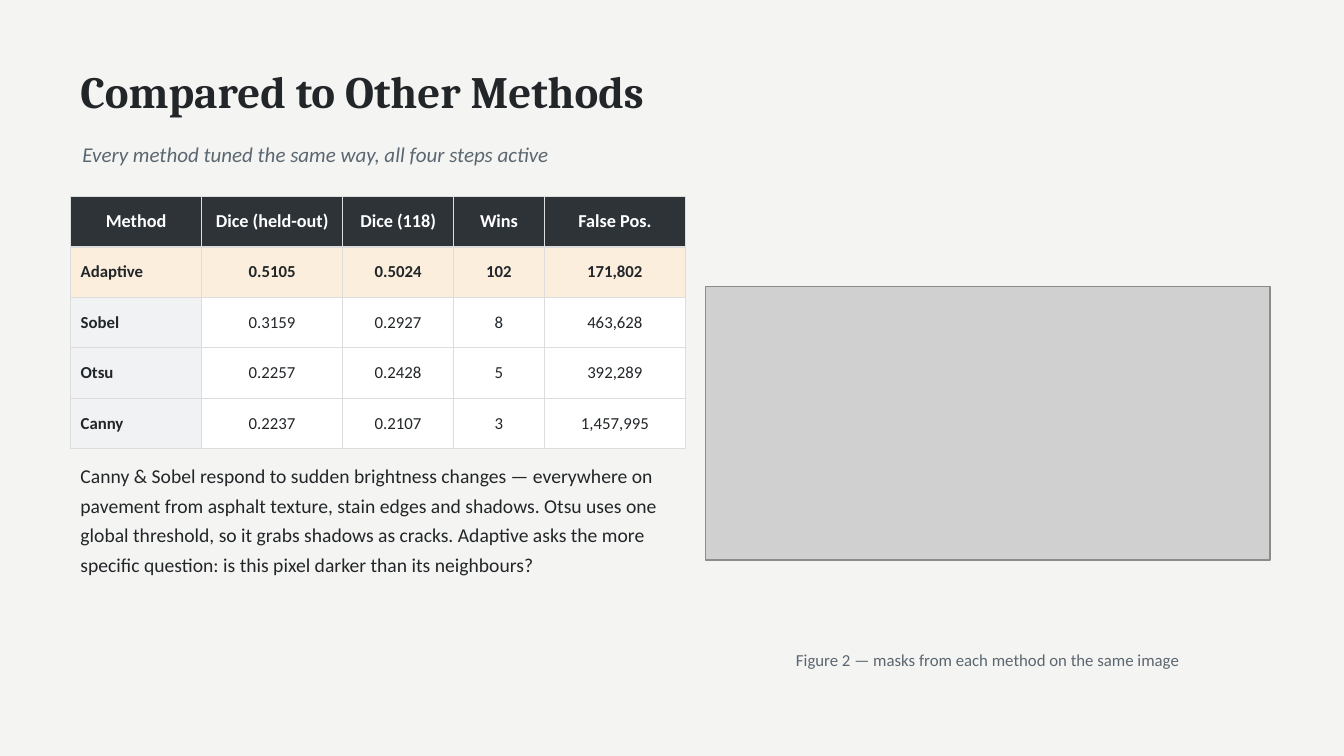
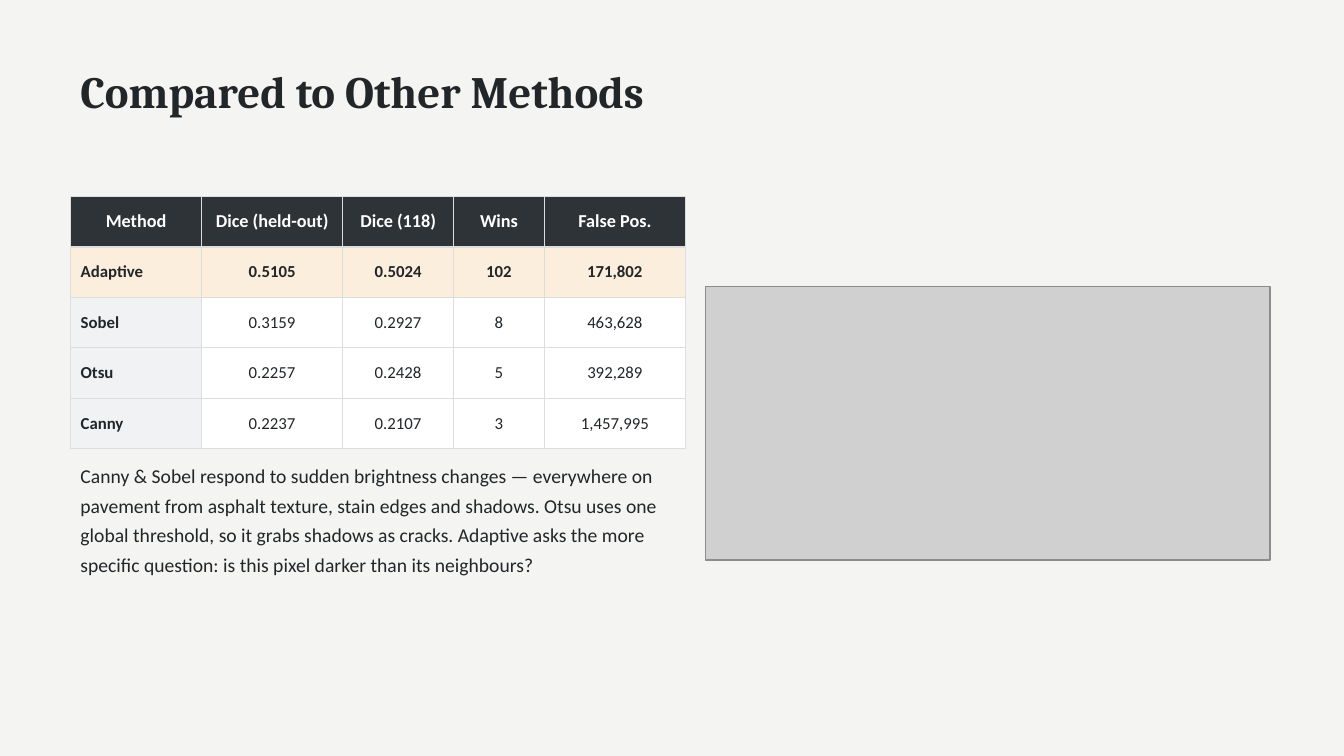
Before and after one commit to petanquex/miniproject-image-processing-concrete-crack-detection, a slide deck: slide 9 of docs/Concrete Crack Detection - Presentation (EN).pptx. Drawn at 1344x756 pixels with LibreOffice and Linux fonts; fonts in the diff are those of the drawing; grey boxes stand for pictures. Boxes give left, top, right and bottom in pixels: in the first picture for what was removed or moved away, otherwise in the second. Text is boxed around its words. In the diff, an @@ line names an element or a change of style, - is before the commit and + after.

```diff
--- a/docs/Concrete Crack Detection - Presentation (EN).pptx
+++ b/docs/Concrete Crack Detection - Presentation (EN).pptx
@@ text removed at <box>82,147,549,166</box> @@
-Every method tuned the same way, all four steps active
@@ text removed at <box>796,654,1178,669</box> @@
-Figure 2 — masks from each method on the same image
```
Also in this commit, not shown: 10 other slides changed, 1 slide added, 1 slide removed, 12 other files.
